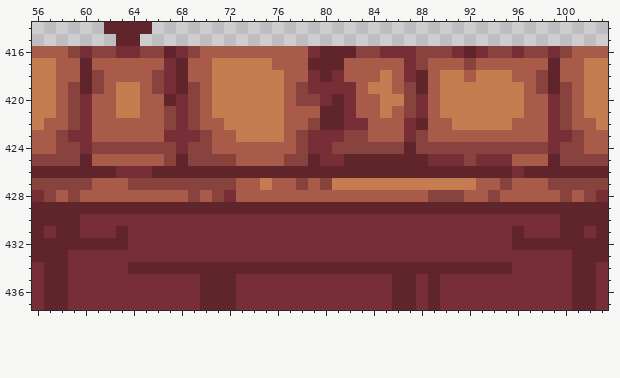
Pixel-art file: Assets/Textures/Scenary/Pink Sand.aseprite. The picture above is the old version.
576x512 pixels, 1 frame. Colours within 5 levels of each other are drawn and written as one. Shown: x 56..103, y 414..437.
And afterwards:
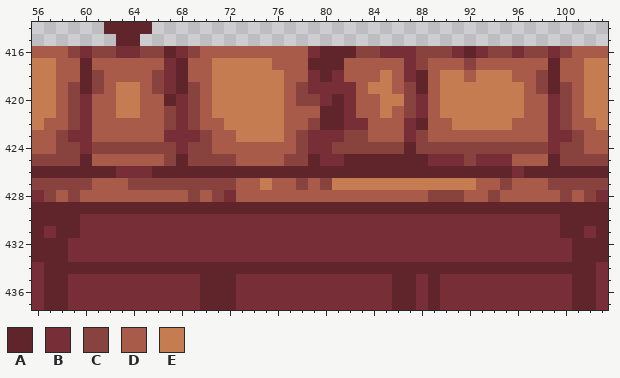
Palette (. is transparent): A #5f252b  B #772e36  C #88433e  D #a75b48  E #c67c51
Difference:
Layer "Pink Dunes":
y 431: x 63 A -> B; x 96 A -> B
y 432: x 59..63 AAAAA -> BBBBB; x 96..100 AAAAA -> BBBBB
y 434: x 59..63 BBBBB -> AAAAA; x 96..100 BBBBB -> AAAAA
Pixel boxes of the changes (left, top, right, bottom) in both pictures:
changed: (68, 226, 128, 274)
changed: (512, 226, 572, 274)
